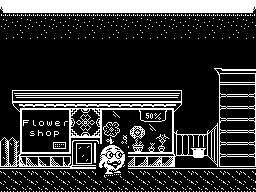
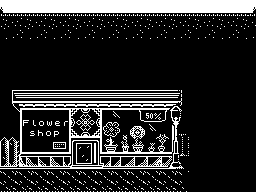
Before/after of a 256×192 layered artwork. What changed in the layer stack:
added layer "Lamp_Shadow_Textured" above "Lamp_Shadow_Black" over bbox(176, 90, 192, 192)
added layer "Lamp_Shadow_Black" above "Bob" over bbox(192, 68, 256, 192)
hid "Bob", painted on it over bbox(96, 144, 128, 176)
added layer "Lamp_Switched_Off" above "Lamp_P2" over bbox(169, 105, 182, 128)
added layer "Lamp_P2" above "bg01.bmp" over bbox(168, 128, 184, 168)
renamed "bg02.bmp" to "bg01.bmp", hid it, painted on it over bbox(96, 68, 256, 168)
added layer "bg02.bmp" above "bg03.bmp" over bbox(96, 68, 256, 168)
added layer "WhiteBackground" over bbox(96, 68, 256, 192)
